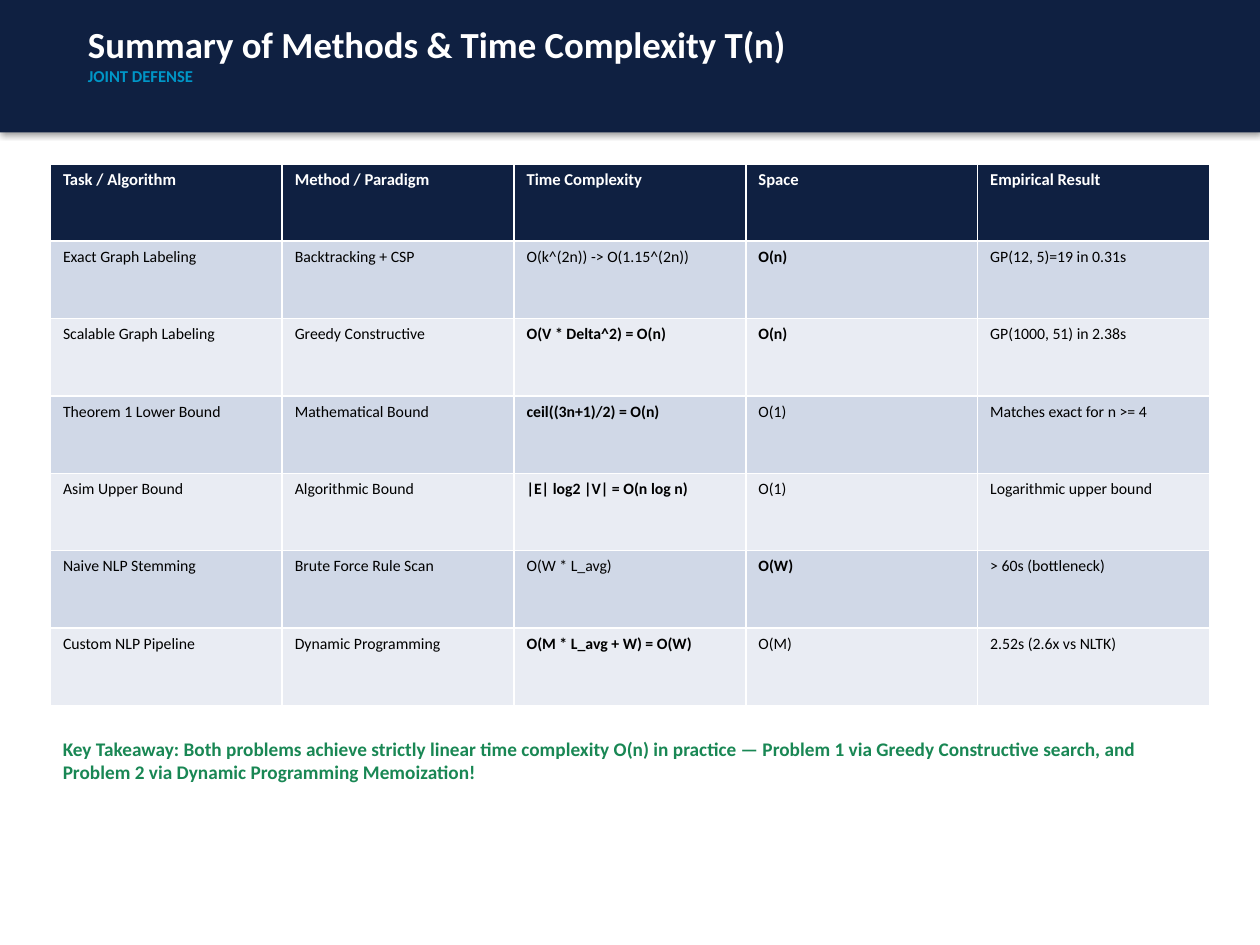
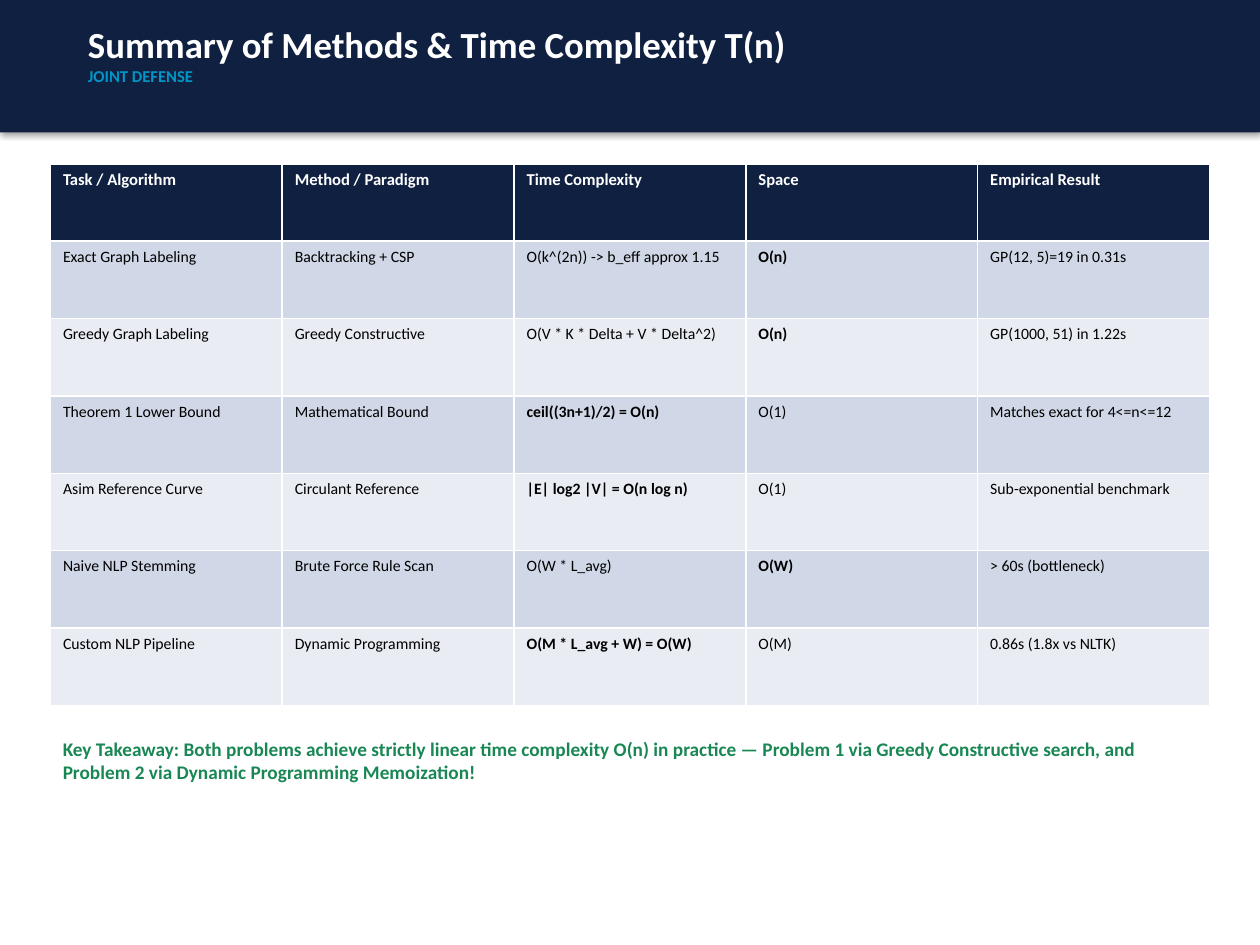
Before and after one commit to tinana2k/CS-5592---Dsng-and-Anal-Algorithms, a slide deck: slide 13 of Assignment 2/presentation/Assignment2_Presentation_Tina_and_Haoran.pptx. Drawn at 1260x945 pixels with LibreOffice and Linux fonts; fonts in the diff are those of the drawing. Boxes give left, top, right and bottom in pixels: in the first picture for what was removed or moved away, otherwise in the second. Text is boxed around its words. In the diff, an @@ line names an element or a change of style, - is before the commit and + after.

```diff
--- a/Assignment 2/presentation/Assignment2_Presentation_Tina_and_Haoran.pptx
+++ b/Assignment 2/presentation/Assignment2_Presentation_Tina_and_Haoran.pptx
@@ table at bbox=[50, 164, 1210, 706] @@
-row 2, column 3: O(k^(2n)) -> O(1.15^(2n))
+row 2, column 3: O(k^(2n)) -> b_eff approx 1.15
-row 3: Scalable Graph Labeling | Greedy Constructive | O(V * Delta^2) = O(n) | O(n) | GP(1000, 51) in 2.38s
+row 3: Greedy Graph Labeling | Greedy Constructive | O(V * K * Delta + V * Delta^2) | O(n) | GP(1000, 51) in 1.22s
-row 4, column 5: Matches exact for n >= 4
+row 4, column 5: Matches exact for 4<=n<=12
-row 5: Asim Upper Bound | Algorithmic Bound | |E| log2 |V| = O(n log n) | O(1) | Logarithmic upper bound
+row 5: Asim Reference Curve | Circulant Reference | |E| log2 |V| = O(n log n) | O(1) | Sub-exponential benchmark
-row 7, column 5: 2.52s (2.6x vs NLTK)
+row 7, column 5: 0.86s (1.8x vs NLTK)
```
Also in this commit, not shown: 12 other slides changed, 21 other files.
